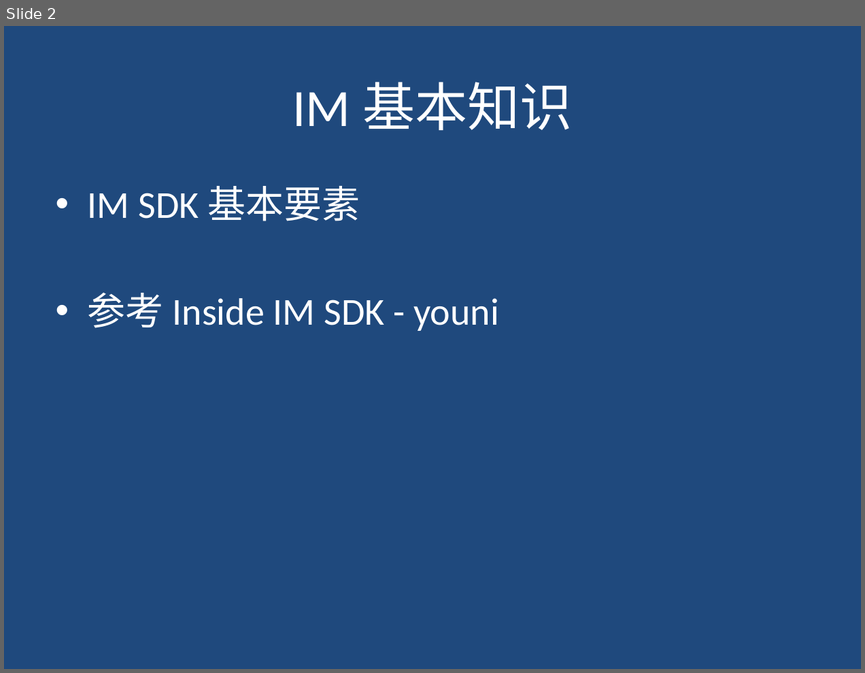
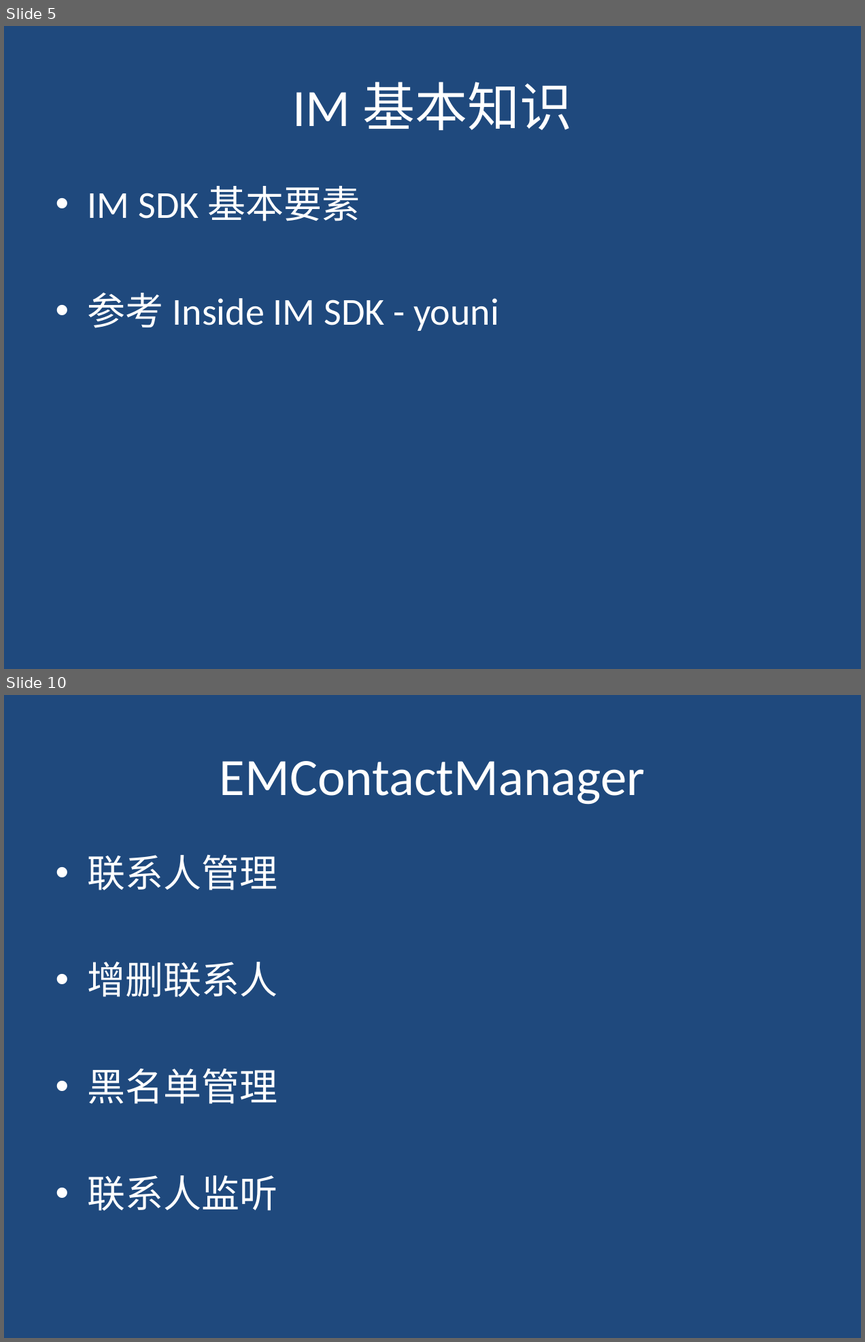
Before and after one commit to youniworld/easemobintegration, a slide deck: easemob_sdk_integration.pptx. Shown one above the other, each under a label of ours: slide 2 before the commit, slides 5 and 10 after it; the slides between them are not shown. The pictures are 865x673 and 865x1342 pixels, drawn with LibreOffice and Linux fonts; fonts in the diff are those of the drawing. Boxes give left, top, right and bottom in pixels: in the first picture for what was removed or moved away, otherwise in the second. Text is boxed around its words. In the diff, an @@ line names an element or a change of style, - is before the commit and + after.

```diff
--- a/easemob_sdk_integration.pptx
+++ b/easemob_sdk_integration.pptx
@@ slide 10 added at [4,695,861,1338], background #1F497D @@
@@ title added at [220,761,645,804], 44 pt, text #FFFFFF @@
+EMContactManager
@@ text added at [88,855,278,1210], 32 pt, text #FFFFFF @@
+• 联系人管理
+• 增删联系人
+• 黑名单管理
+• 联系人监听
@@ what was slide 2 is now slide 5 @@
```
Also in this commit, not shown: 8 slides changed, 25 other slides added, 2 slides removed.
